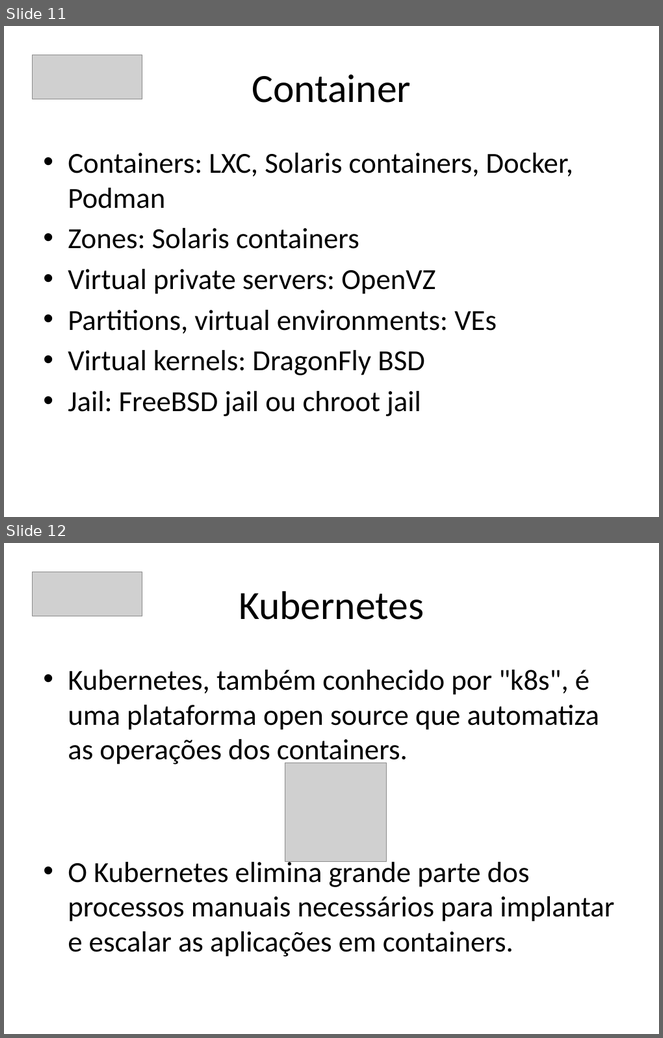
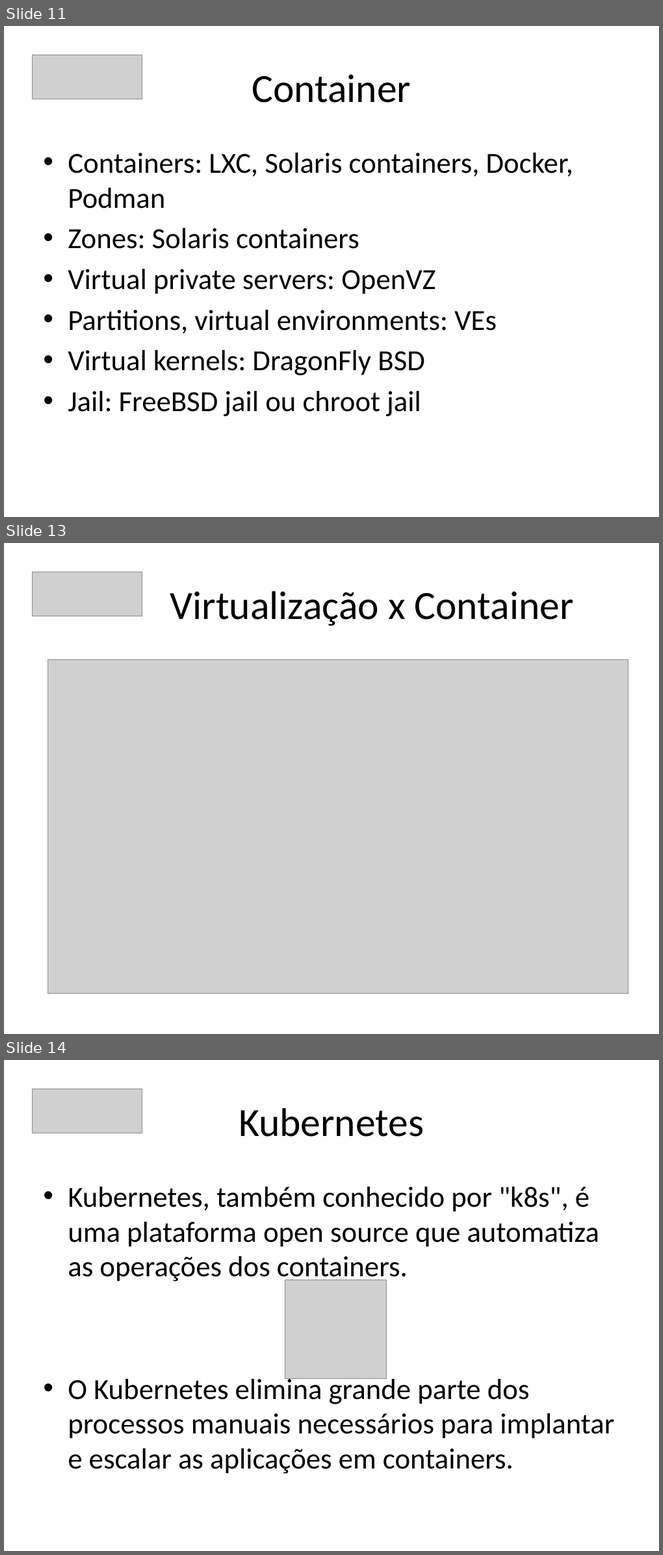
Before and after one commit to RaulLoula/SD, a slide deck: PPTS/Aula4.pptx. Shown one above the other, each under a label of ours: slides 11 and 12 before the commit, slides 11, 13 and 14 after it; the slides between them are not shown. The pictures are 663x1038 and 663x1555 pixels, drawn with LibreOffice and Linux fonts; fonts in the diff are those of the drawing; grey boxes stand for pictures. Boxes give left, top, right and bottom in pixels: in the first picture for what was removed or moved away, otherwise in the second. Text is boxed around its words. In the diff, an @@ line names an element or a change of style, - is before the commit and + after.

```diff
--- a/PPTS/Aula4.pptx
+++ b/PPTS/Aula4.pptx
@@ slide 13 added at bbox=[4, 543, 659, 1034], background #FFFFFF @@
@@ picture added at bbox=[32, 572, 142, 616] @@
@@ title added at bbox=[170, 591, 574, 626], 44 pt, text #000000 @@
+Virtualização x Container
@@ picture added at bbox=[48, 659, 629, 994] @@
@@ what was slide 12 is now slide 14 @@
```
Also in this commit, not shown: 1 other slide added.
